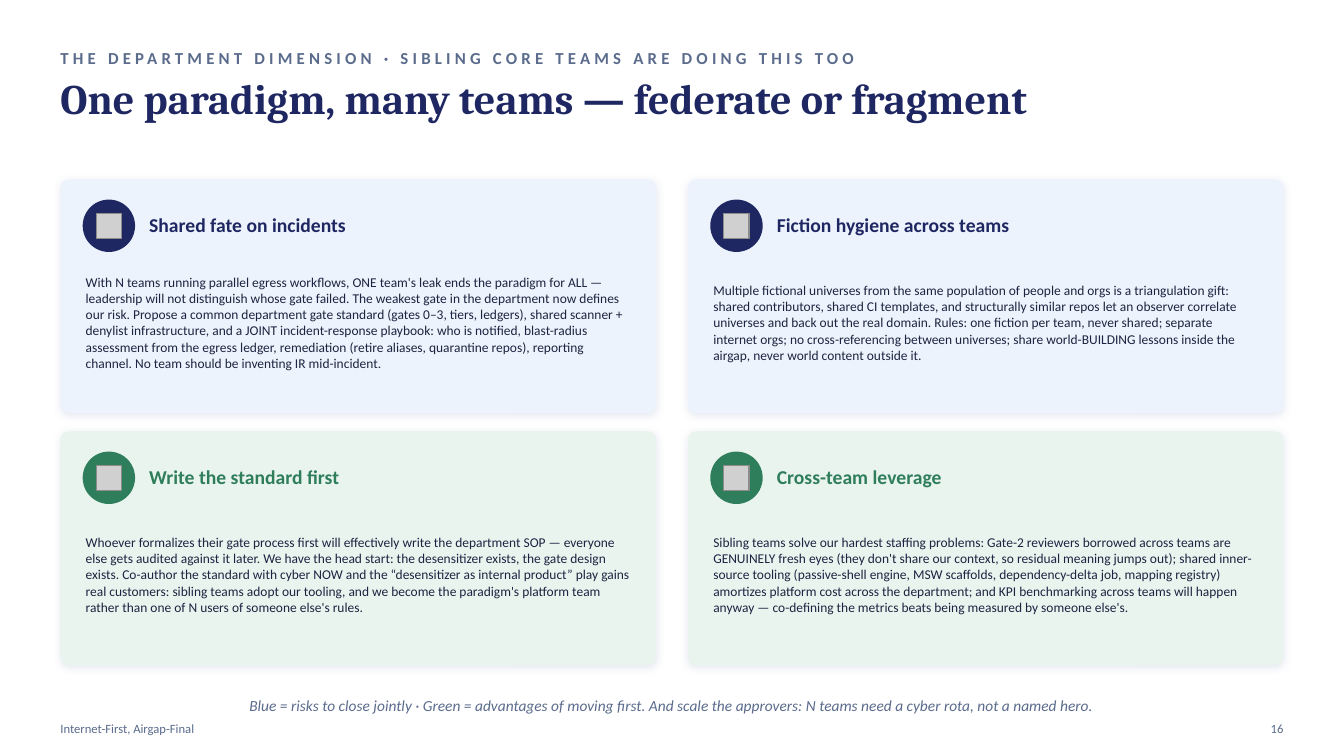
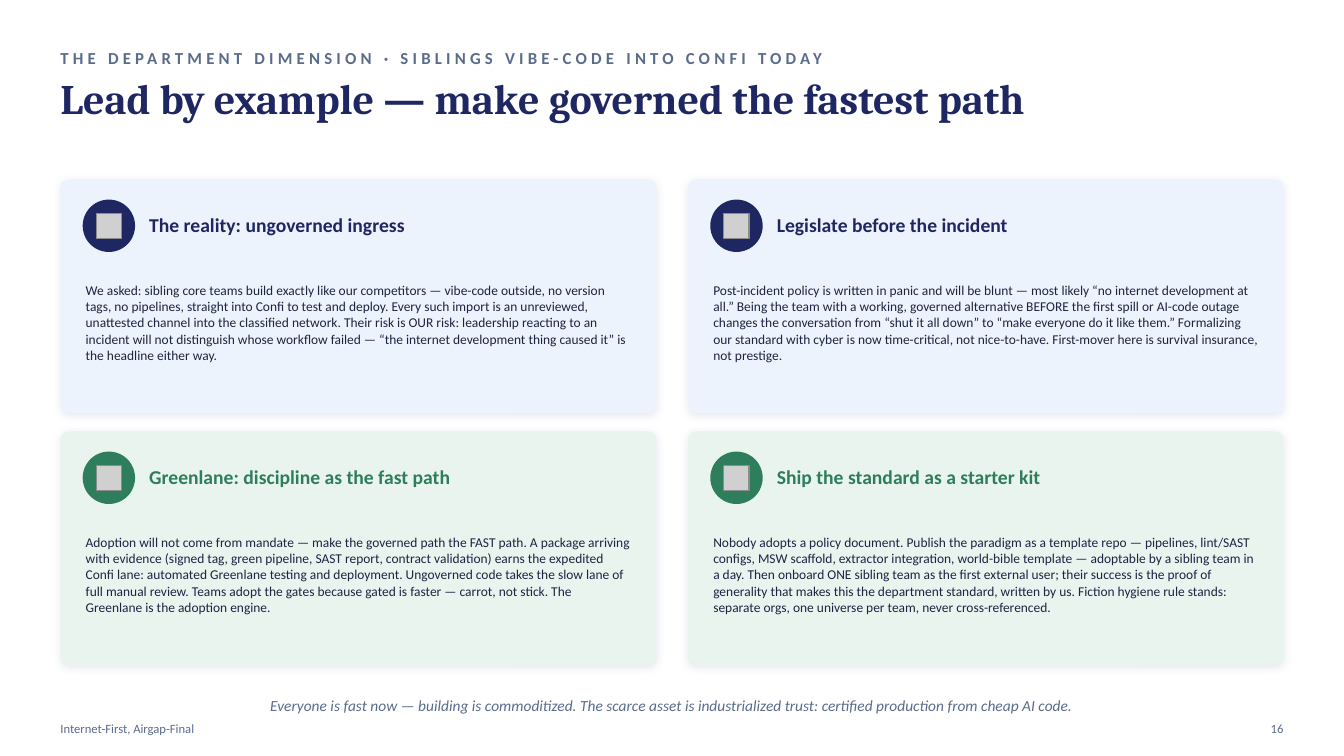
Before and after one commit to altiusx/code-desensitizer-for-airgap, a slide deck: slide 16 of docs/internet-first-airgap-final.pptx. Drawn at 1344x756 pixels with LibreOffice and Linux fonts; fonts in the diff are those of the drawing; grey boxes stand for pictures. Boxes give left, top, right and bottom in pixels: in the first picture for what was removed or moved away, otherwise in the second. Text is boxed around its words. In the diff, an @@ line names an element or a change of style, - is before the commit and + after.

```diff
--- a/docs/internet-first-airgap-final.pptx
+++ b/docs/internet-first-airgap-final.pptx
@@ text at (x1=60, y1=42, x2=1284, y2=73): text changed @@
-THE DEPARTMENT DIMENSION · SIBLING CORE TEAMS ARE DOING THIS TOO
+THE DEPARTMENT DIMENSION · SIBLINGS VIBE-CODE INTO CONFI TODAY
@@ text at (x1=60, y1=84, x2=1025, y2=124): text changed @@
-One paradigm, many teams — federate or fragment
+Lead by example — make governed the fastest path
@@ text at (x1=149, y1=218, x2=405, y2=236): text changed @@
-Shared fate on incidents
+The reality: ungoverned ingress
@@ text at (x1=777, y1=218, x2=1008, y2=236): text changed @@
-Fiction hygiene across teams
+Legislate before the incident
@@ text at (x1=86, y1=285, x2=625, y2=362): text changed @@
-With N teams running parallel egress workflows, ONE team's leak ends the paradigm for ALL — leadership will not distinguish whose gate failed. The weakest gate in the department now defines our risk. Propose a common department gate standard (gates 0–3, tiers, ledgers), shared scanner + denylist infrastructure, and a JOINT incident-response playbook: who is notified, blast-radius assessment from the egress ledger, remediation (retire aliases, quarantine repos), reporting channel. No team should be inventing IR mid-incident.
+We asked: sibling core teams build exactly like our competitors — vibe-code outside, no version tags, no pipelines, straight into Confi to test and deploy. Every such import is an unreviewed, unattested channel into the classified network. Their risk is OUR risk: leadership reacting to an incident will not distinguish whose workflow failed — “the internet development thing caused it” is the headline either way.
@@ text at (x1=713, y1=285, x2=1258, y2=363): text changed @@
-Multiple fictional universes from the same population of people and orgs is a triangulation gift: shared contributors, shared CI templates, and structurally similar repos let an observer correlate universes and back out the real domain. Rules: one fiction per team, never shared; separate internet orgs; no cross-referencing between universes; share world-BUILDING lessons inside the airgap, never world content outside it.
+Post-incident policy is written in panic and will be blunt — most likely “no internet development at all.” Being the team with a working, governed alternative BEFORE the first spill or AI-code outage changes the conversation from “shut it all down” to “make everyone do it like them.” Formalizing our standard with cyber is now time-critical, not nice-to-have. First-mover here is survival insurance, not prestige.
@@ text at (x1=149, y1=470, x2=450, y2=487): text changed @@
-Write the standard first
+Greenlane: discipline as the fast path
@@ text at (x1=777, y1=470, x2=1040, y2=487): text changed @@
-Cross-team leverage
+Ship the standard as a starter kit
@@ text at (x1=86, y1=537, x2=629, y2=615): text changed @@
-Whoever formalizes their gate process first will effectively write the department SOP — everyone else gets audited against it later. We have the head start: the desensitizer exists, the gate design exists. Co-author the standard with cyber NOW and the “desensitizer as internal product” play gains real customers: sibling teams adopt our tooling, and we become the paradigm's platform team rather than one of N users of someone else's rules.
+Adoption will not come from mandate — make the governed path the FAST path. A package arriving with evidence (signed tag, green pipeline, SAST report, contract validation) earns the expedited Confi lane: automated Greenlane testing and deployment. Ungoverned code takes the slow lane of full manual review. Teams adopt the gates because gated is faster — carrot, not stick. The Greenlane is the adoption engine.
@@ text at (x1=713, y1=537, x2=1254, y2=615): text changed @@
-Sibling teams solve our hardest staffing problems: Gate-2 reviewers borrowed across teams are GENUINELY fresh eyes (they don't share our context, so residual meaning jumps out); shared inner-source tooling (passive-shell engine, MSW scaffolds, dependency-delta job, mapping registry) amortizes platform cost across the department; and KPI benchmarking across teams will happen anyway — co-defining the metrics beats being measured by someone else's.
+Nobody adopts a policy document. Publish the paradigm as a template repo — pipelines, lint/SAST configs, MSW scaffold, extractor integration, world-bible template — adoptable by a sibling team in a day. Then onboard ONE sibling team as the first external user; their success is the proof of generality that makes this the department standard, written by us. Fiction hygiene rule stands: separate orgs, one universe per team, never cross-referenced.
@@ text at (x1=270, y1=700, x2=1071, y2=714): text changed @@
-Blue = risks to close jointly · Green = advantages of moving first. And scale the approvers: N teams need a cyber rota, not a named hero.
+Everyone is fast now — building is commoditized. The scarce asset is industrialized trust: certified production from cheap AI code.
```
Also in this commit, not shown: 1 other file.
